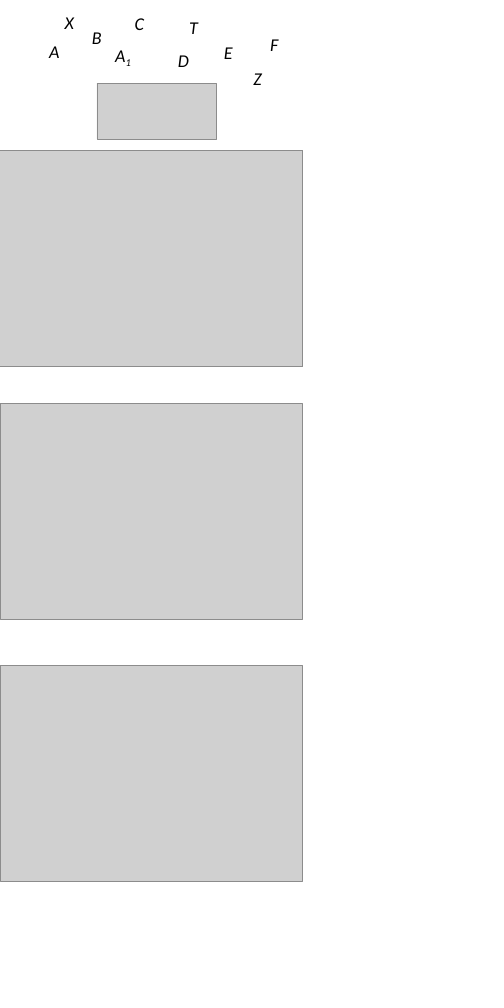
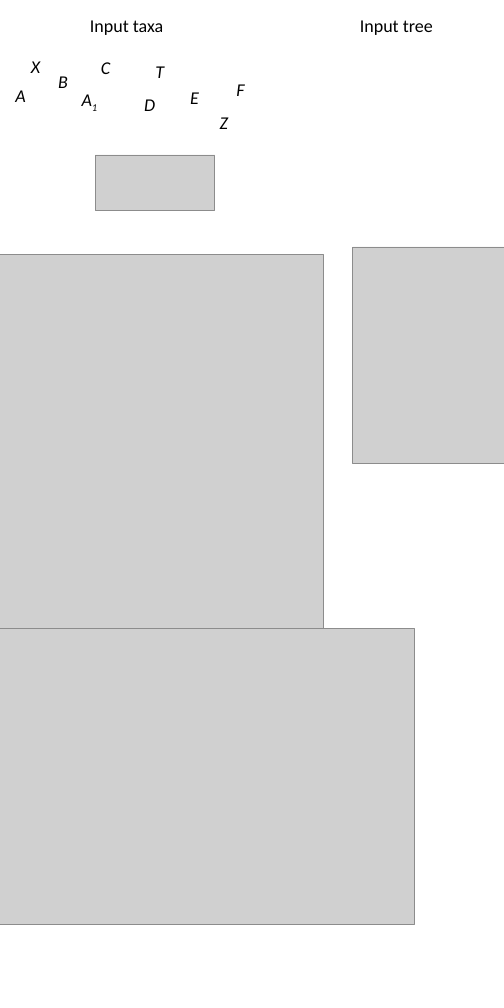
Before and after one commit to LunaSare/datelifeMS1, a slide deck: slide 1 of figures/figure2/figure2.pptx. Drawn at 504x1008 pixels with LibreOffice and Linux fonts; fonts in the diff are those of the drawing; grey boxes stand for pictures. Boxes give left, top, right and bottom in pixels: in the first picture for what was removed or moved away, otherwise in the second. Text is boxed around its words. In the diff, an @@ line names an element or a change of style, - is before the commit and + after.

```diff
--- a/figures/figure2/figure2.pptx
+++ b/figures/figure2/figure2.pptx
@@ text added at [90,20,163,35], 18 pt, text #000000 @@
+Input taxa
@@ text added at [360,20,433,35], 18 pt, text #000000 @@
+Input tree
@@ 10 texts: place and size @@
-10 texts at [49,17,278,85]
+10 texts at [15,61,244,129]
@@ picture removed at [0,150,302,366] @@
@@ picture: place and size @@
-picture at [97,83,217,139]
+picture at [95,155,215,211]
@@ picture: place and size @@
-picture at [0,150,302,367]
+picture at [0,255,323,758]
@@ picture: place and size @@
-picture at [0,403,302,619]
+picture at [353,247,504,463]
@@ picture: place and size @@
-picture at [0,665,302,881]
+picture at [0,629,414,924]
```
Also in this commit, not shown: 10 other files.
